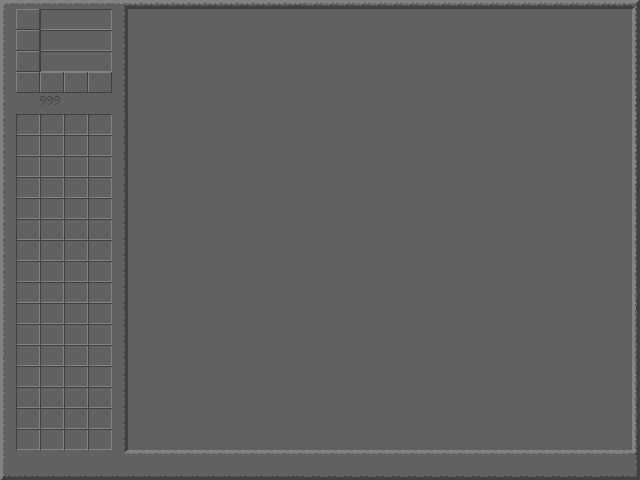
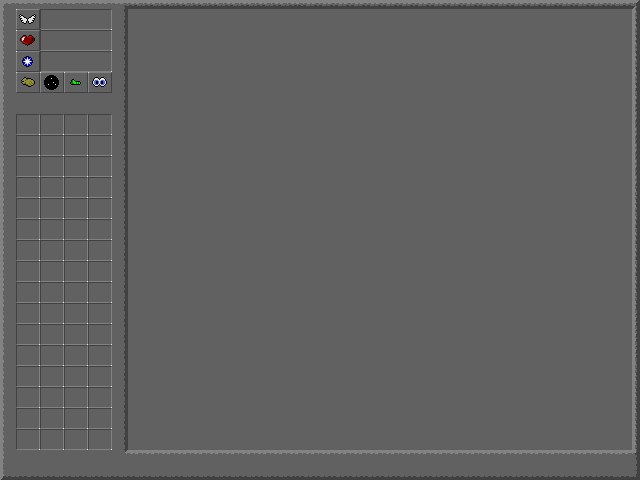
Layered file, before and after one edit (640 × 480). Changes by layer:
removed layer "f #3" over [16, 345, 112, 450]
removed layer "f #2" over [16, 324, 112, 429]
removed layer "f #1" over [16, 219, 112, 324]
removed layer "f" over [16, 114, 112, 219]
removed layer "d másolata másolata másolata" over [88, 72, 112, 93]
removed layer "d másolata másolata" over [64, 72, 88, 93]
removed layer "d másolata" over [40, 72, 64, 93]
removed layer "d" over [16, 72, 40, 93]
removed layer "xp másolata másolata" over [16, 51, 112, 72]
removed layer "xp másolata" over [16, 30, 112, 51]
removed layer "999" over [40, 96, 60, 105]
removed layer "xp" over [16, 9, 112, 30]
renamed "title.png" to "hud.png", painted on it over [16, 9, 112, 450]
